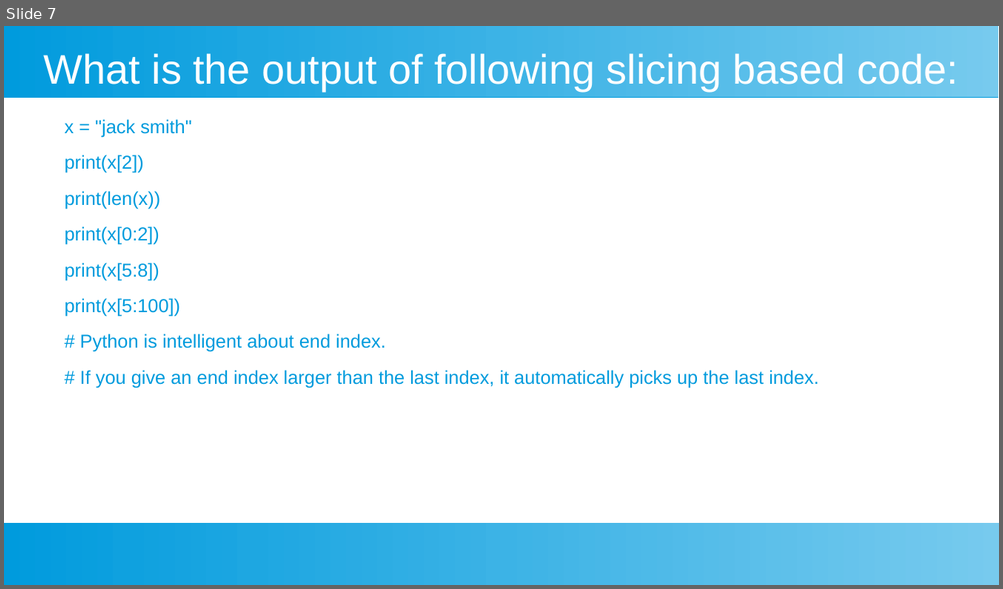
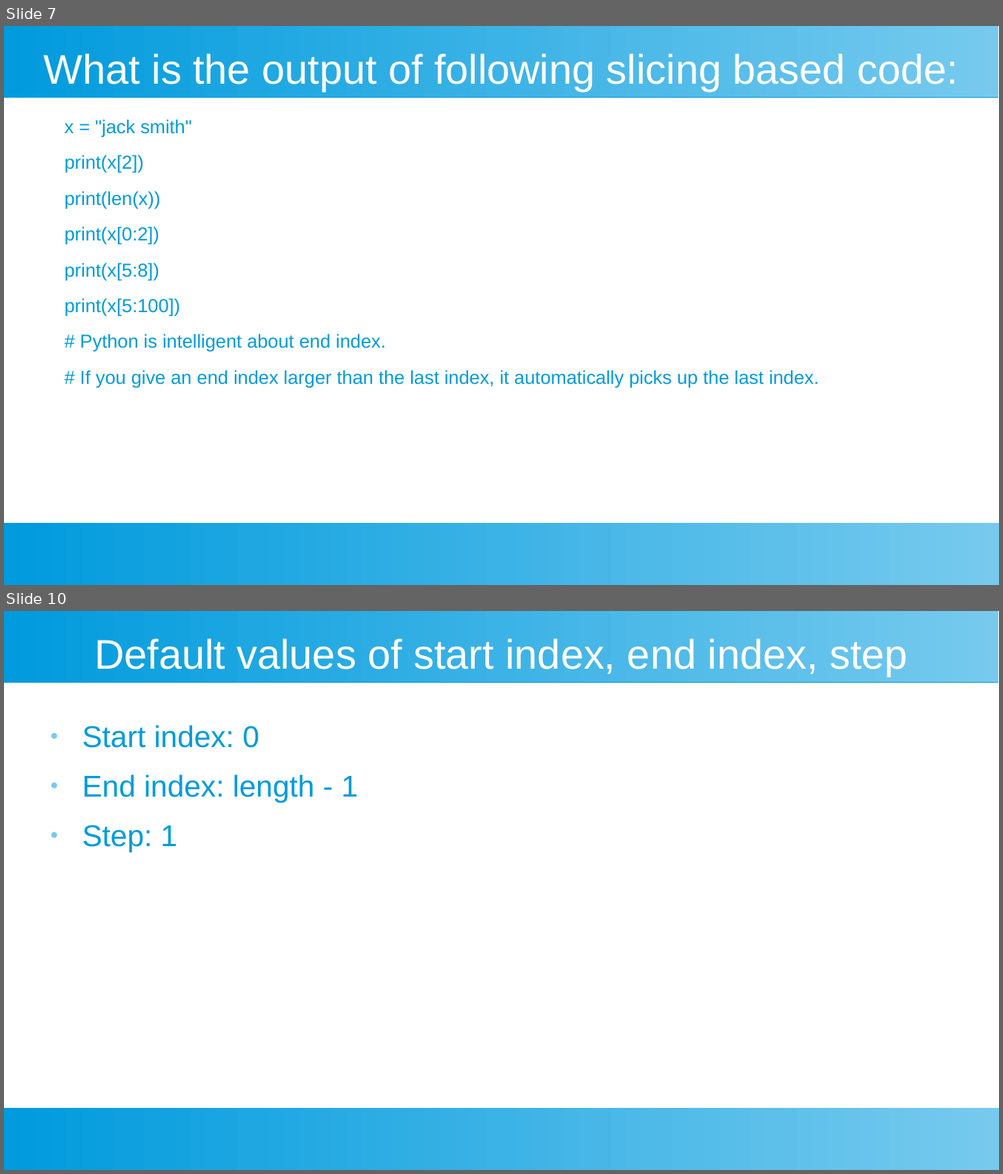
Before and after one commit to ashishjain1547/public_lessons_in_python, a slide deck: Ch 4 - Strings/Strings.odp. Shown one above the other, each under a label of ours: slide 7 before the commit, slides 7 and 10 after it; the slides between them are not shown. The pictures are 1003x589 and 1003x1174 pixels, drawn with LibreOffice and Linux fonts; fonts in the diff are those of the drawing. Boxes give left, top, right and bottom in pixels: in the first picture for what was removed or moved away, otherwise in the second. Text is boxed around its words. In the diff, an @@ line names an element or a change of style, - is before the commit and + after.

```diff
--- a/Ch 4 - Strings/Strings.odp
+++ b/Ch 4 - Strings/Strings.odp
@@ slide 10 added at (4,611,999,1170), background #FFFFFF; not listed: 2 template elements that a slide beside it also shows @@
@@ title added at (94,638,908,676), 33 pt, text #FFFFFF @@
+Default values of start index, end index, step
@@ text added at (82,725,358,851), 24 pt, text #009BDD @@
+● Start index: 0
+● End index: length - 1
+● Step: 1
```
Also in this commit, not shown: 2 other slides added, 6 other files.
